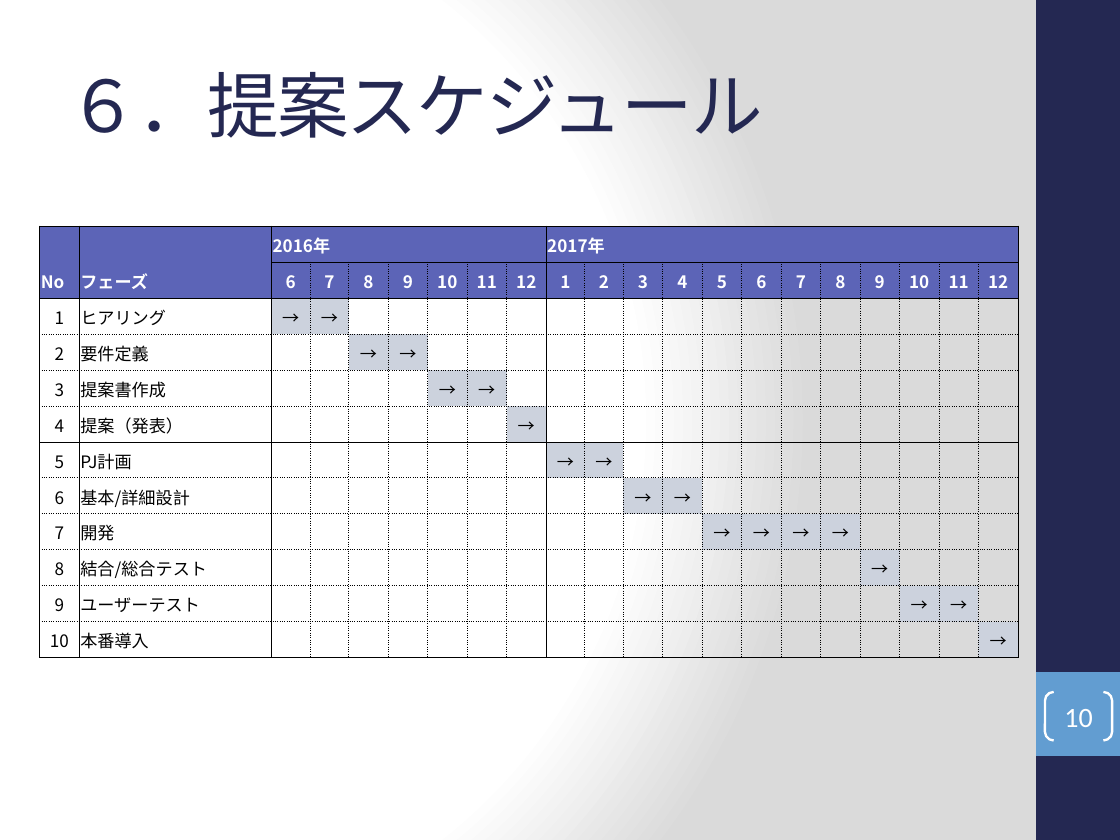
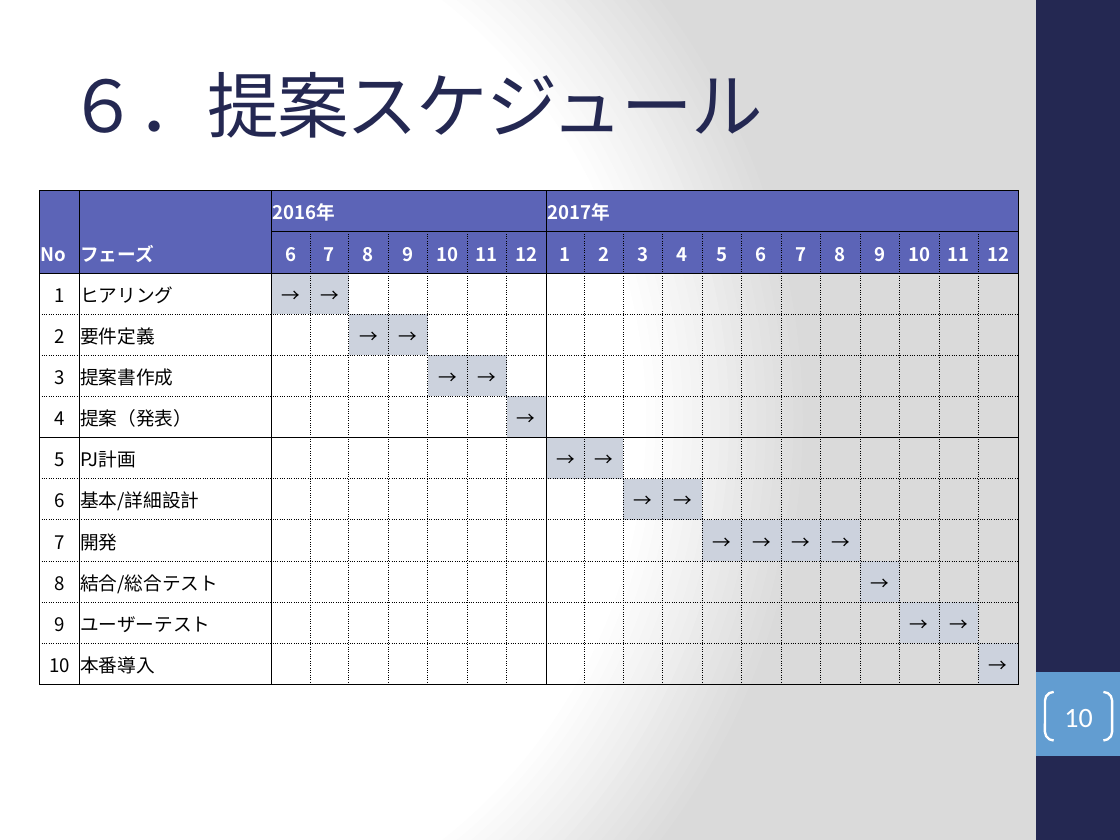
Before and after one commit to around7days/AppFreeMemo, a slide deck: slide 10 of 月報システム化提案.pptx. Drawn at 1120x840 pixels with LibreOffice and Linux fonts; fonts in the diff are those of the drawing. Boxes give left, top, right and bottom in pixels: in the first picture for what was removed or moved away, otherwise in the second. Text is boxed around its words. In the diff, an @@ line names an element or a change of style, - is before the commit and + after.

```diff
--- a/月報システム化提案.pptx
+++ b/月報システム化提案.pptx
@@ table at bbox=[39, 190, 1016, 684] @@
@@ size 11 to 12 pt @@
@@ table: place and size @@
-table at bbox=[39, 226, 1016, 659]
+table at bbox=[39, 190, 1016, 684]
```
Also in this commit, not shown: 2 other slides changed.
